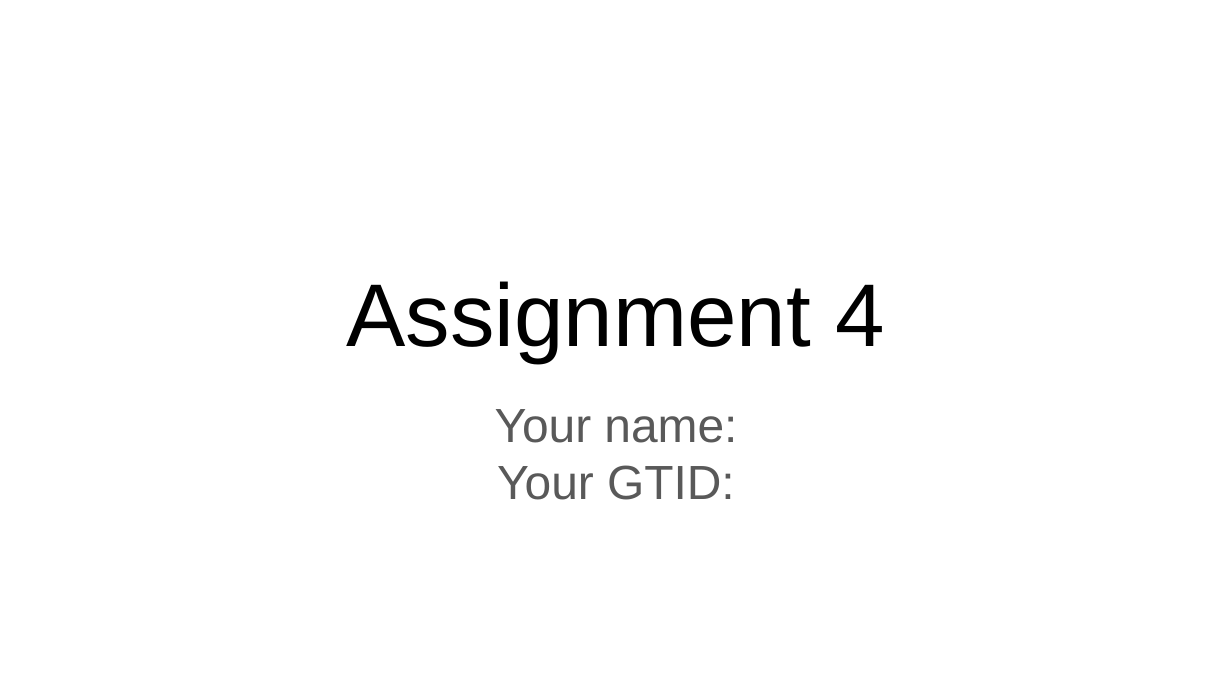
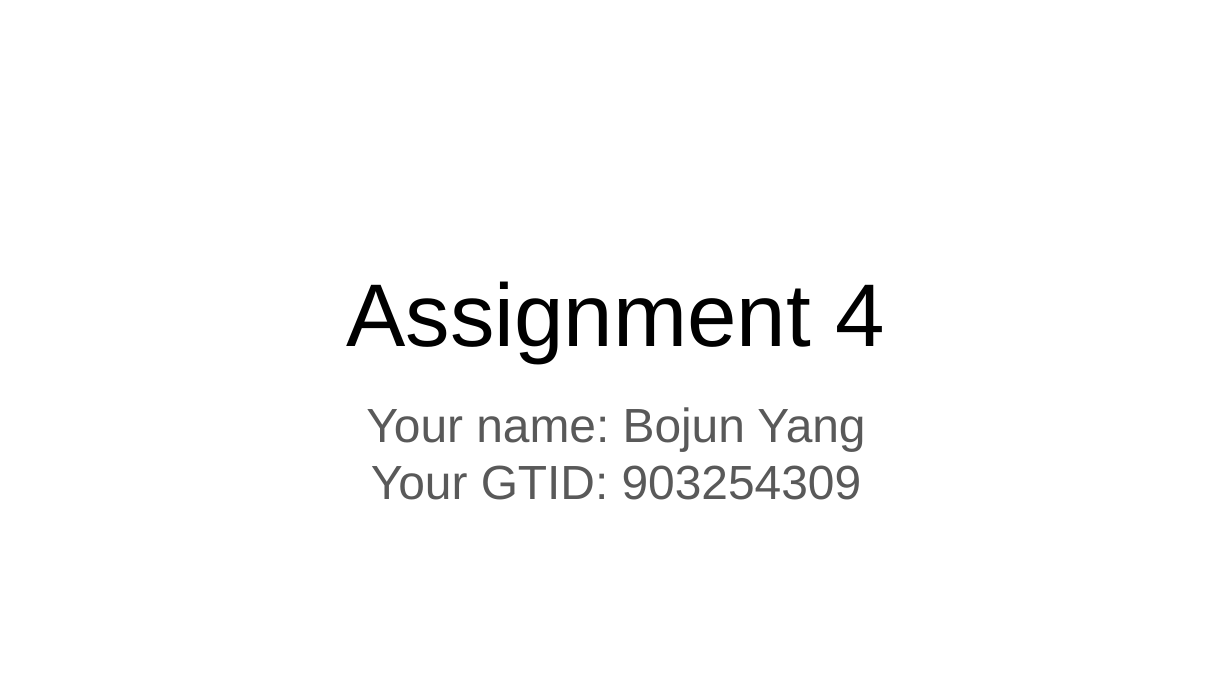
Before and after one commit to bojunyang24/CS7643DL, a slide deck: slide 2 of HW4/Code/assignment4-template.pptx (slide 1 before the commit). Drawn at 1232x693 pixels with LibreOffice and Linux fonts; fonts in the diff are those of the drawing. Boxes give left, top, right and bottom in pixels: in the first picture for what was removed or moved away, otherwise in the second. Text is boxed around its words. In the diff, an @@ line names an element or a change of style, - is before the commit and + after.

```diff
--- a/HW4/Code/assignment4-template.pptx
+++ b/HW4/Code/assignment4-template.pptx
@@ subtitle at box(366, 407, 865, 500): text changed @@
-Your name:
-Your GTID:
+Your name: Bojun Yang
+Your GTID: 903254309
```
Also in this commit, not shown: 2 other slides changed, 1 slide added, 14 other files.
